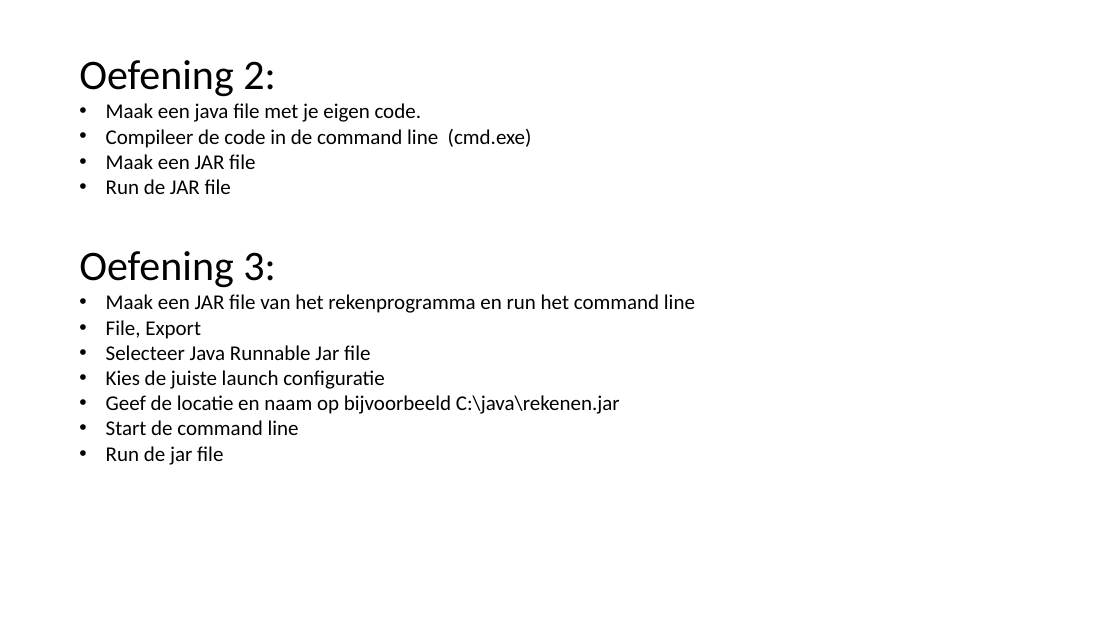
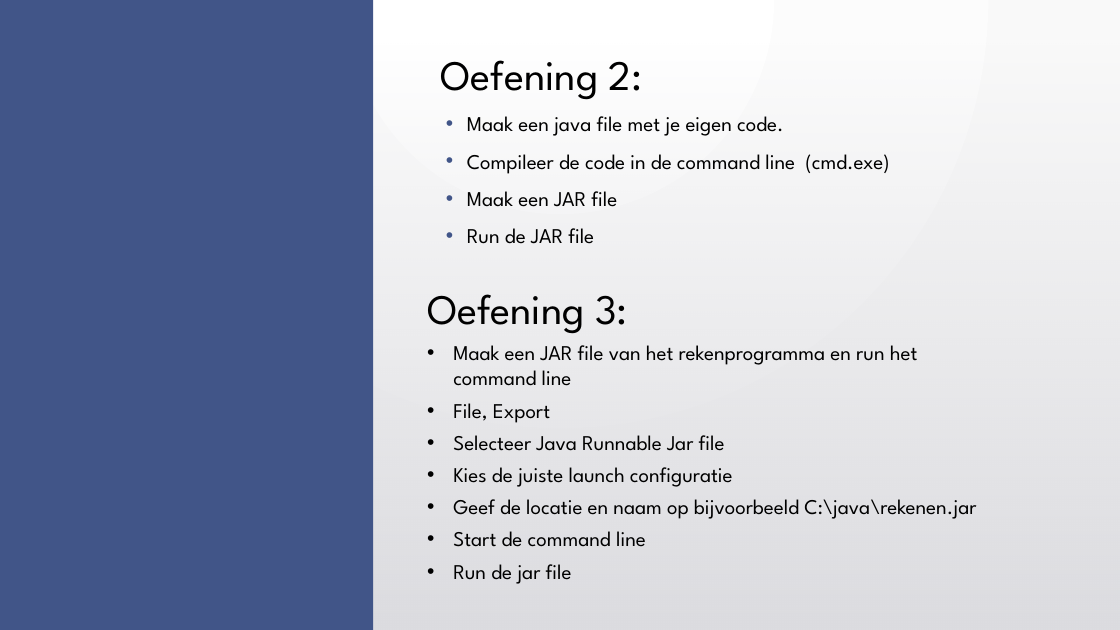
Before and after one commit to otcap/training, a slide deck: slide 10 of java/quickstart/presentatie/Java training - Quickstart.pptx (slide 9 before the commit). Drawn at 1120x630 pixels with LibreOffice and Linux fonts; fonts in the diff are those of the drawing; background and template pictures are left out. Boxes give left, top, right and bottom in pixels: in the first picture for what was removed or moved away, otherwise in the second. Text is boxed around its words. In the diff, an @@ line names an element or a change of style, - is before the commit and + after.

```diff
--- a/java/quickstart/presentatie/Java training - Quickstart.pptx
+++ b/java/quickstart/presentatie/Java training - Quickstart.pptx
@@ background #FFFFFF to gradient #FFFFFF to #FAFAFA @@
@@ rectangle added at (0,0,1120,630), fill gradient #FFFFFF to #FAFAFA @@
@@ rectangle added at (0,0,373,630), fill #415588 @@
@@ rectangle added at (0,43,1120,562), fill gradient #DCDCE0 to #DEDEE2 @@
@@ rectangle added at (0,43,1120,630), fill gradient #DCDCE0 to #DEDEE2 @@
@@ text "Oefening 2:": place and size @@
-text "Oefening 2:" at (79,60,532,194)
+text "Oefening 2:" at (441,60,889,244)
@@ text "Oefening 2:" at (441,60,889,244): font Calibri to League Spartan; line spacing 1 to 1.2; more space between paragraphs; indent changed @@
@@ text "Oefening 3:": place and size @@
-text "Oefening 3:" at (79,251,695,465)
+text "Oefening 3:" at (427,294,976,584)
@@ text "Oefening 3:" at (427,294,976,584): font Calibri to League Spartan; more space between paragraphs @@
@@ line added from (0, 562) to (1120, 562), #000001 1 pt @@
```
Also in this commit, not shown: 17 other slides changed, 1 slide added.
